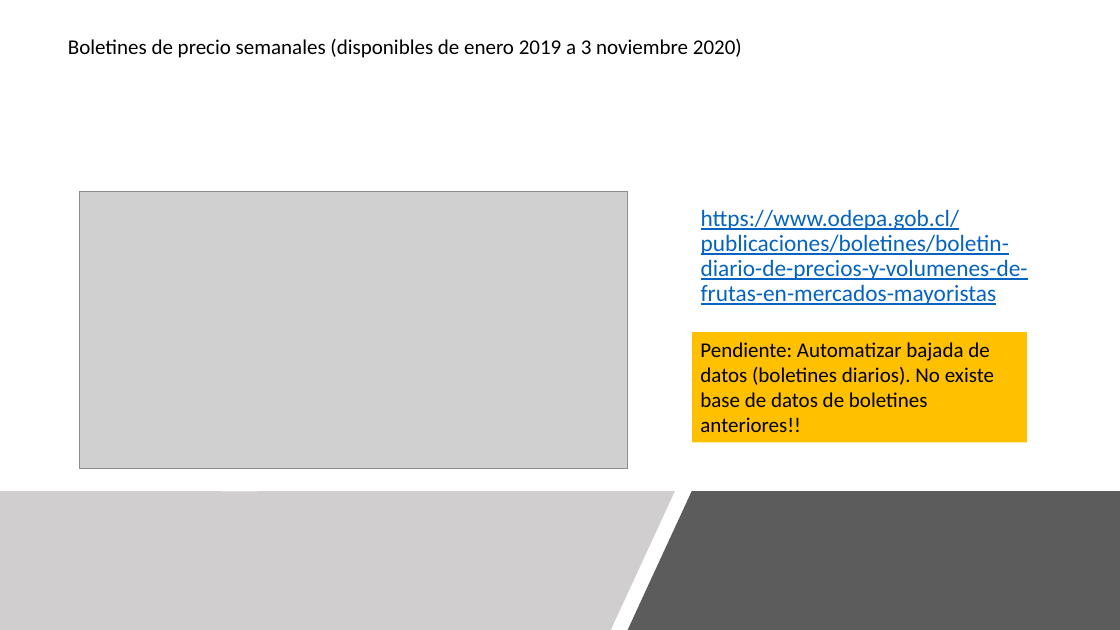
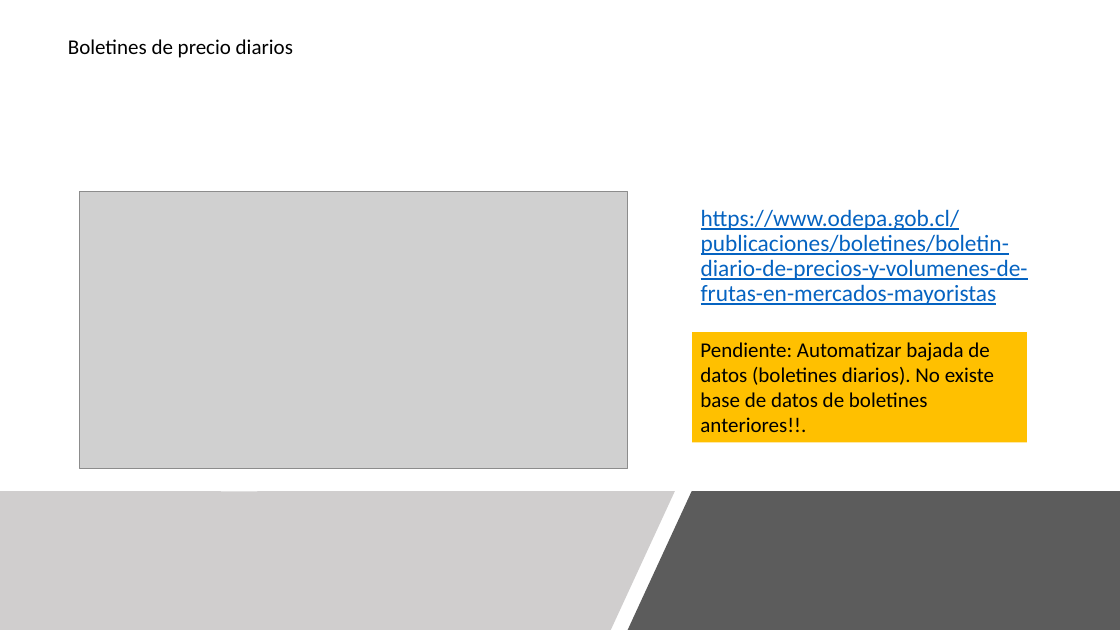
Before and after one commit to Sud-Austral/DATA-AGRO, a slide deck: slide 2 of Repositorio Agricultura/Chile/Estadísticas económicas/Precios anuales y frutas/Indicaciones_BD_anuales_frutas.pptx. Drawn at 1120x630 pixels with LibreOffice and Linux fonts; fonts in the diff are those of the drawing; grey boxes stand for pictures. Boxes give left, top, right and bottom in pixels: in the first picture for what was removed or moved away, otherwise in the second. Text is boxed around its words. In the diff, an @@ line names an element or a change of style, - is before the commit and + after.

```diff
--- a/Repositorio Agricultura/Chile/Estadísticas económicas/Precios anuales y frutas/Indicaciones_BD_anuales_frutas.pptx
+++ b/Repositorio Agricultura/Chile/Estadísticas económicas/Precios anuales y frutas/Indicaciones_BD_anuales_frutas.pptx
@@ text at (x1=68, y1=39, x2=293, y2=58): text changed @@
-Boletines de precio semanales (disponibles de enero 2019 a 3 noviembre 2020)
+Boletines de precio diarios
@@ text in rectangle at (x1=700, y1=342, x2=994, y2=432): text changed @@
-Pendiente: Automatizar bajada de datos (boletines diarios). No existe base de datos de boletines anteriores!!
+Pendiente: Automatizar bajada de datos (boletines diarios). No existe base de datos de boletines anteriores!!.
```
Also in this commit, not shown: 2 slides added, 1 slide removed, 18 other files.
